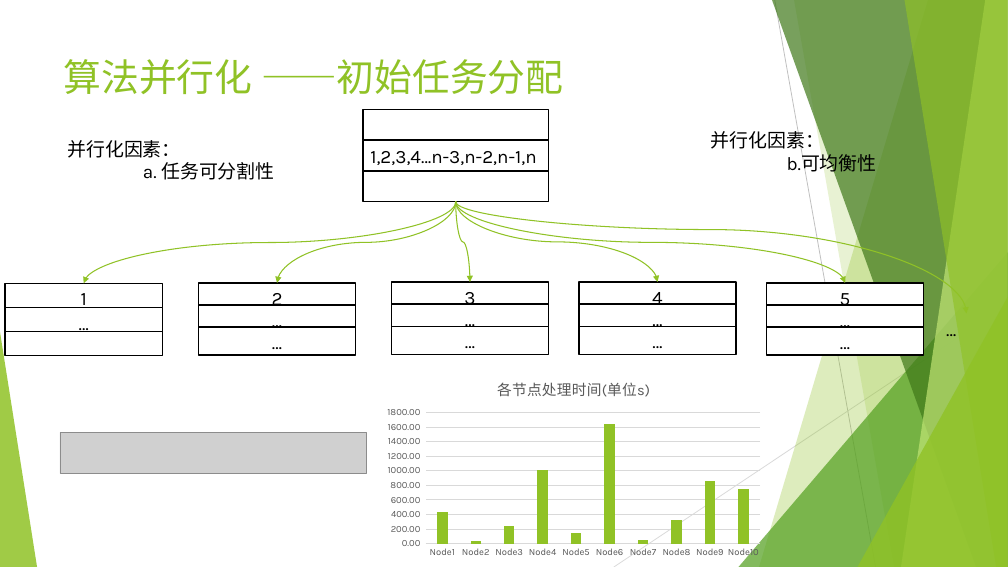
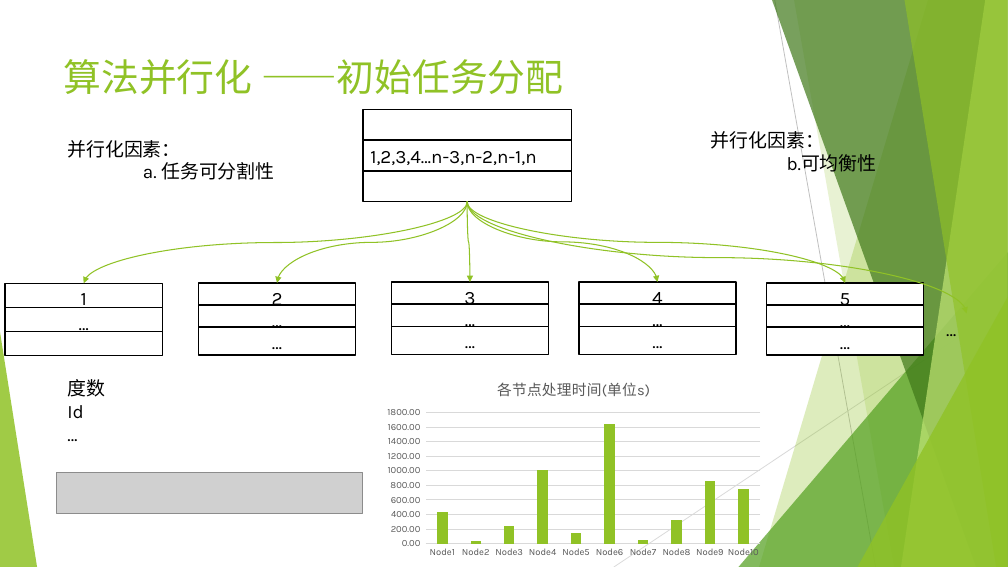
Before and after one commit to youli9056/MyPaper, a slide deck: slide 12 of 开题/大规模数据并行图处理算法与计算平台研究.pptx. Drawn at 1008x567 pixels with LibreOffice and Linux fonts; fonts in the diff are those of the drawing; grey boxes stand for pictures. Boxes give left, top, right and bottom in pixels: in the first picture for what was removed or moved away, otherwise in the second. Text is boxed around its words. In the diff, an @@ line names an element or a change of style, - is before the commit and + after.

```diff
--- a/开题/大规模数据并行图处理算法与计算平台研究.pptx
+++ b/开题/大规模数据并行图处理算法与计算平台研究.pptx
@@ rectangle: place and size @@
-rectangle at (363, 110, 549, 140)
+rectangle at (363, 110, 572, 140)
@@ rectangle "1,2,3,4…n-3,n-2,n-1,n": place and size @@
-rectangle "1,2,3,4…n-3,n-2,n-1,n" at (363, 141, 549, 171)
+rectangle "1,2,3,4…n-3,n-2,n-1,n" at (363, 141, 572, 171)
@@ rectangle: place and size @@
-rectangle at (363, 171, 549, 201)
+rectangle at (363, 171, 572, 201)
@@ curved arrow moved from (456, 202) - (84, 284) to (467, 202) - (84, 284) @@
@@ curved arrow moved from (456, 202) - (277, 283) to (467, 202) - (277, 283) @@
@@ curved arrow moved from (456, 202) - (966, 314) to (467, 202) - (966, 314) @@
@@ curved arrow moved from (456, 202) - (845, 283) to (467, 202) - (845, 283) @@
@@ curved arrow moved from (456, 202) - (658, 282) to (467, 202) - (658, 282) @@
@@ curved arrow moved from (456, 202) - (470, 282) to (467, 202) - (470, 282) @@
@@ text added at (67, 379, 105, 419), 18 pt, text #000000 @@
+度数
+Id
+…
@@ picture removed at (60, 433, 366, 473) @@
@@ picture added at (57, 473, 363, 513) @@
```
Also in this commit, not shown: 4 other slides changed, 1 slide added, 1 slide removed.
